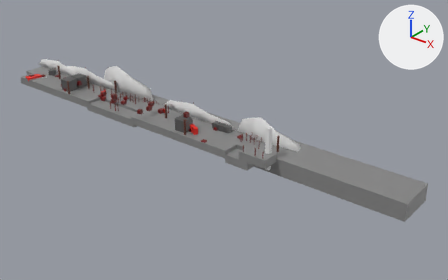
A saved change to the glTF model assets/map_city.gltf.
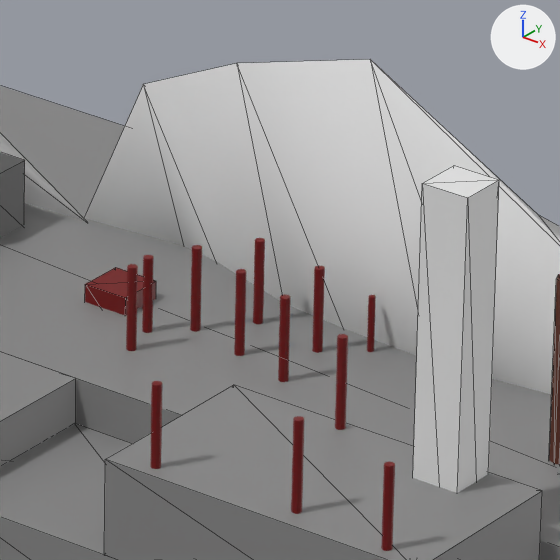
The first picture shows the older version from a camera (50 mm lens) standing at (145.6, -100.0, 62.9) and looking at (58.9, 8.3, -4.3). The close-ups show both versions on the part from 51% to 62% of the width and 40% to 57% of the height of that picture; other places that the commit changed are outside them. The axes (+X, +Y, +Z) are drawn at upper right. The lights are the same throughout. The close-ups show mesh edges as thin lines. Where no turn or scale is listed for an object, it has been applied to the vertices.

Objects in the first close-up: 'Bush.016', 'Exit', 'Ground.001', 'Ground.004', 'Ground.006', 'Ground.007', 'House.004', 'Ogon.003', 'Ogon.004', 'Tree.046', 'Tree.054', 'Tree.055'.
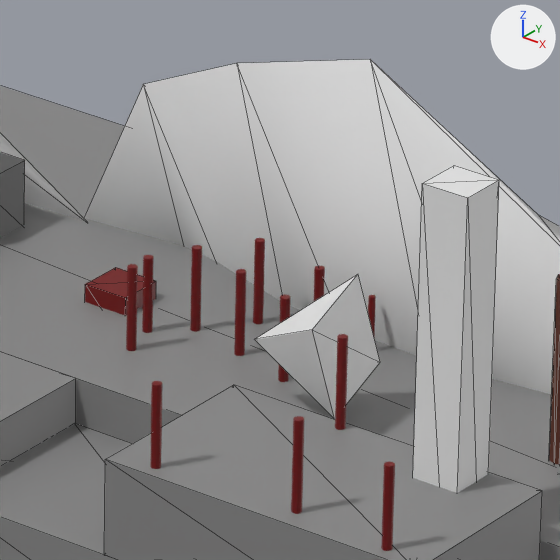
Edits to the bpy script that builds the scene:
```text
Add me_cube_048:
    me_cube_048.from_pydata([(1.29, -0.63, -0.97), (1.0, -1.03, 0.97), (-0.98, -0.14, -0.17), (0.95, 1.31, -0.63), (0.66, 0.91, 1.31)], [], [(0, 1, 2), (2, 4, 3), (3, 4, 1), (3, 1, 0), (2, 3, 0), (2, 1, 4)])
Add ob_spawn_bird_004:
    ob_spawn_bird_004 = bpy.data.objects.new('Spawn_Bird.004', me_cube_048)
    ob_spawn_bird_004.location = (73.0, 2.0, 2.0)
```

What differs and where, as boxes (x1, y1, x2, y2) in the close-ups (560 x 560 px):
'Spawn_Bird.004', added
    after: (254, 274, 380, 419)
